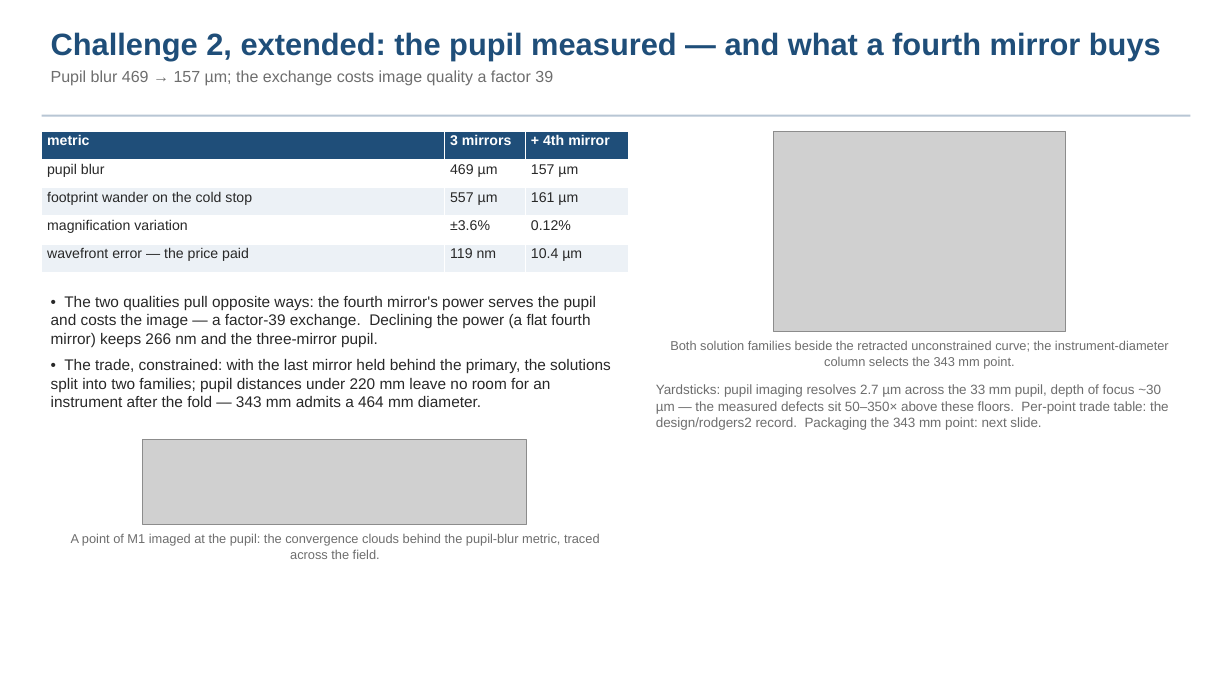
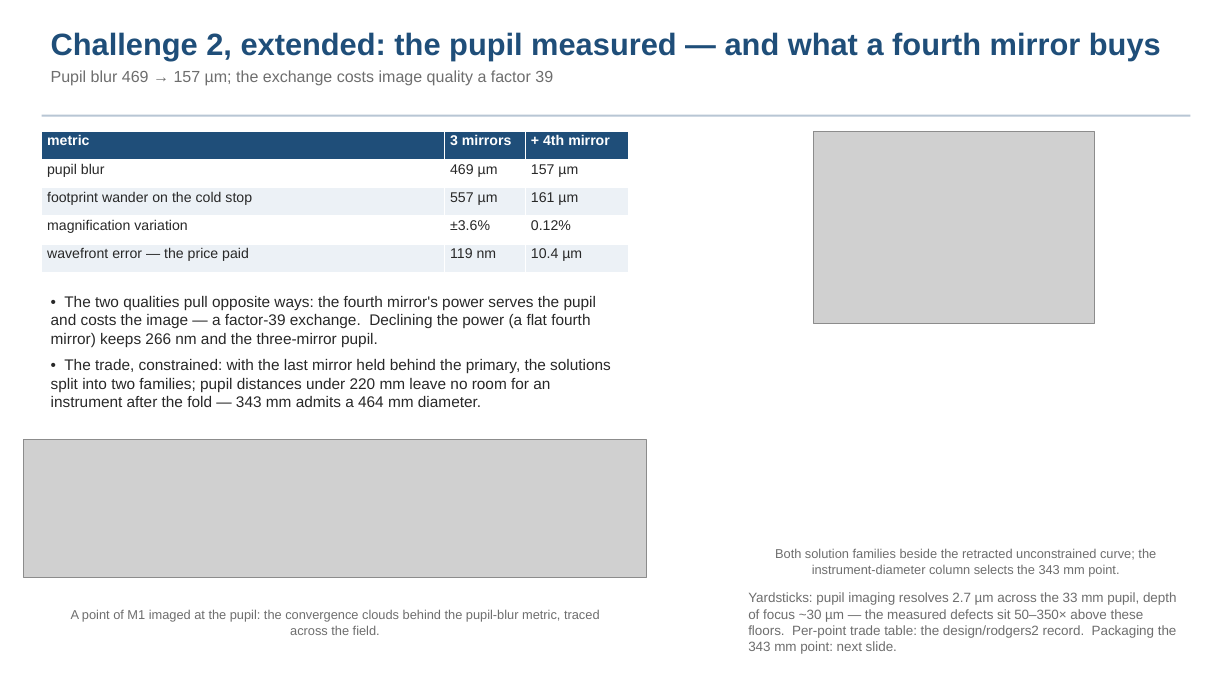
Before and after one commit to nasa-jpl/macos, a slide deck: slide 12 of demo_session/deck_keysight.pptx. Drawn at 1232x693 pixels with LibreOffice and Linux fonts; fonts in the diff are those of the drawing; grey boxes stand for pictures. Boxes give left, top, right and bottom in pixels: in the first picture for what was removed or moved away, otherwise in the second. Text is boxed around its words. In the diff, an @@ line names an element or a change of style, - is before the commit and + after.

```diff
--- a/demo_session/deck_keysight.pptx
+++ b/demo_session/deck_keysight.pptx
@@ picture: place and size @@
-picture at bbox=[774, 131, 1067, 332]
+picture at bbox=[813, 131, 1094, 323]
@@ picture: place and size @@
-picture at bbox=[143, 440, 528, 525]
+picture at bbox=[23, 440, 647, 578]
@@ text "Both solution families beside the ..." rewrapped from bbox=[670, 340, 1169, 369] to bbox=[775, 548, 1156, 577] @@
@@ text "Yardsticks: pupil imaging resolves 2.7 ..." rewrapped from bbox=[656, 384, 1169, 430] to bbox=[748, 592, 1177, 654] @@
@@ text "A point of M1 imaged ...": place and size @@
-text "A point of M1 imaged ..." at bbox=[71, 533, 600, 559]
+text "A point of M1 imaged ..." at bbox=[71, 609, 600, 635]
```
Also in this commit, not shown: 7 other slides changed, 4 other files.
